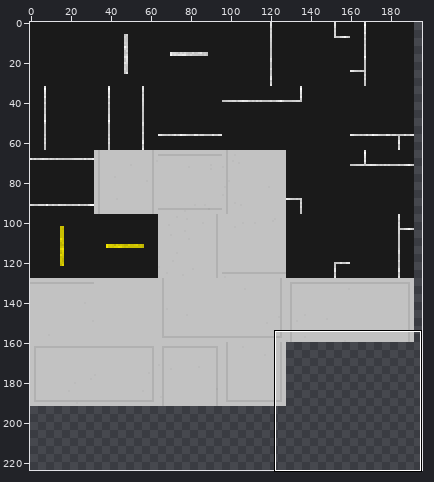
File history of a sprite sheet, Assets/tilemaps/road.png. Above, an overview of the earlier version with the close-up marked.
Close-up. Before:
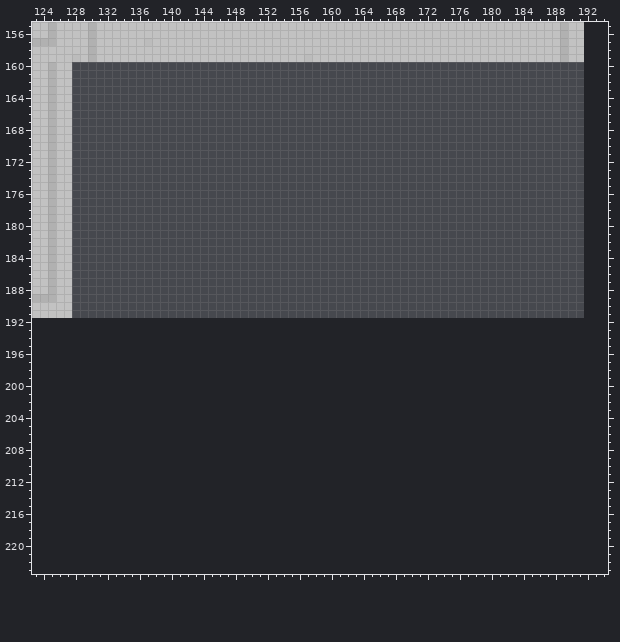
The file is 192x192 pixels. Colours within 5 levels of each other are drawn and written as one. Shown: x 123..194, y 155..223. The old version is drawn lined up with the new one, on the new canvas. The wide view leaves out empty margins.
After the commit:
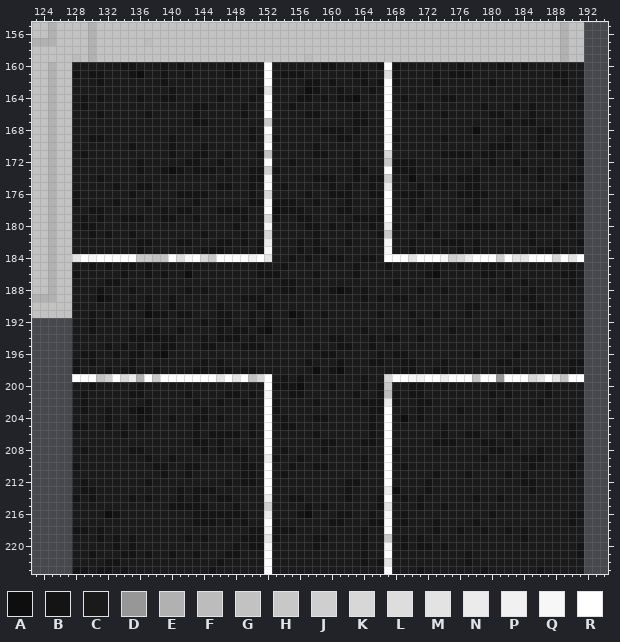
Palette (. is transparent): A #0e0e0e  B #141414  C #1a1a1a  D #979797  E #b1b1b1  F #bcbcbc  G #c2c2c2  H #c8c8c8  J #cfcfcf  K #d7d7d7  L #dddddd  M #e3e3e3  N #ebebeb  P #f1f1f1  Q #f7f7f7  R #ffffff
Diff:
canvas 192x192 -> 224x224
Changed rows in their new state; - is an unchanged pixel.
first column x 128:
160 CCCCCCBBCCCBCBCCCCCBBCCCRCCCCCCBBCCCCCBRBCCCCCCCBCCCCBBCBCCCCCCC
161 BCBBCCCBACCBCCBCCCCBBCCCRCBBBCCCCCCBBCCLBCCCCBCBBBCCCCCCCCCCBBCC
162 CCCBCCCCCCCBCCCCCCCCCCCCRCCCCBBCBCCCBCBRBCCCCBCCCCCCBCCCCCCCCBCC
163 CCCCCCCCCCCCBCCCCCCCCCCBMCCCCABCCBCCCBCRCCCCCCCCCCCCCCCCCCCCCCCC
164 CBCBCCCCBCCBBCCCCCBCCCBCRCCCBBCBCBBACCCRCBCCCCBBCCCCCCCCCCCCCCCB
165 CBCCCCCCCCCCCCCBBCCCCBCCRCCBCCCCCCCCCCCRCCCBCCCCCCCBCCCBCBCCCCCC
166 CCCBCCCCCBCCCCCBCCCCCBCCRCCCCBBCCCCBBCCRCCCCCCBCCCCCBBCCCBCCCCCC
167 CCCCCCCCCCCCCCCBBCCCCCCCHCCCCCCCCCCBBCCRCCCCCCCCCCCCCCBCBBCCCCCC
168 CCCCCCCCCCCCCCCCCCCCCCBCRCCCCCCBBBCBCCCRCCCCCCCCCCACCCCCCCBBCCCC
169 CCBBCCCCCCCCBCCCCCCCCCBCNBCCCCCCCBBCCCCQBCCCCCBCCCCCCCBCCCBCCCCC
170 CCCCCCCBCCCCBCCCBCCCCCCCRCCCCCBCCCCCCCCRCCCCCCCCCCCCBBBCCCBCCCCC
171 CBCCCCCCCCCCBCCBBCCBCCCBGCCCCCBBCCCBCCCKCCCCCCBBBBCBBCCCBCCCBCCB
172 CCCCCCCCBCCCCCBBCCBCCCCCRCCBCCCCCCCBCCCHBBBCCCCCCCCCBCCBCCCCCCCB
173 CCCCCCCCBCCBABCBBBCBCCBBJBCCCCCCCCCBBCCRBBBCCCCCCCBCCCCCBCBCCCCC
174 CCCBCCCCCCCCCCCCCCCCCCBBQCCCCCBBBCCBCBBJCCACCBBCBBBCCCCCCCBCCCBB
175 CCCCCBCCBBCCCCCCCCBBCCBCRCBCCCCCBCBCCBCNCCCBCCBCCBBCCCCCCCCCCBCC
176 BCCCCCCBCCCCCBBBBCCCCCBCKCCCCBCCBBBCCBBRCBBBCCCCBBBBCCCCCCCCCCCC
177 BCCCCBCCCBCCCCCBCCCCCCBBQBBBCCBCCCBCCCCRCCBCCCCCCCBCCCCBCCCCBCCC
178 CCBBCCCCCCCBCBBCCCBBBBCCRABBBCCCCBBCCCBRCCBCBCCCCBBCCCCBBBBBCCCC
179 CBCBCCBBBCCBBCCBCCCCCBCCKBCCBBCCCCCBBBBRCCCCBCCCCCCCCCCCCCCCCCBC
180 CBBCCCCCCCCCCCCCCCCCBCCCQCCCCBBCBCBCCBCNBCCBCCCCBBBBBCBCBCCCCCBC
181 CCBCBCCBCCCCCCCCBCCCCBCCKCCCCCBCCCCCCCBHCCCCCBCCCCCCCCCCCBCCCCCC
182 CCCCCCCCBBCCCBBCCCBBCBCBNCCCBCBCCCBCCCCQCCBCCCBBBCBCCCCCCBCCBCCB
183 CCCCCCCCBCCCCCCCBBBCCCCBQCCCBCBBCCCCCCCQCCBCCCCCBCBCCCCCCCBBBCCC
184 MRQRRRRRHHGGRLQRKHRRRRPRMCCBCBCCBBCCBBCRRRMRRRQJKNRRRJRMMRRRKRMR
185 CCBCBCBBCBCCCCCCCCCCCCCBCCBCCCCCCCCBCCCBCCCCCBCCBCCBBBCCCCCCCCBC
186 BCCCCCBCCBCBCCACCCCCCCCBBBCCCCBCCCCBCCCCCCCCBACCCCCBBCBCCCCCCBBC
187 CCCCBBCCCCCCCCCCCCCCCCCCCCBBCCCCCCCCCCCCBCCCCCCCCCCCCCCCBCCCCCBC
188 CCCBCCCBCCCCCCBCBCCCCCCCBCBBCCBCBABCBCCCCCCBCCBCCCCCBCBCCBCCCCCC
189 CCCABCCCCBCCBCCCCCCCCBBBCCCCCCCCCCCCBCBCBBCCCCCCCCCCCCBCBBCCCCCC
190 CCCCCCCBCBCCBCCCCCBCCCCBBCCCCCCCCCCCCCCCCCCCCCCCCBBCCCCCCBBCCCCC
191 CCBCBCCCCABBCBBCCCBBCCBCBCCABCCBCCCCCCBCCCBCCBCCCBCCCCCCCCCCCCBC
192 CCBCCCCCCCCCCCCCBCBBCCBCBCCCBCCCCCCCCCCCCCCBCCCCCCCCCBCCCCBCCCCC
193 CCBCCCCBCBBCCBCCCCBCBBCBACCCCCCCCCCCBCCCCCCCCCCBCCCCCCCCCCCCCCCC
194 CCCCCCCBBBBBBCCCBCBBBCBCCCCCCCCCBBCCCBCBBCCBCCCCCCCCCCBCCCBCBCCC
195 CCCCBCBCBCCBBCCCBBCCCBBBCCCCCCBCCBBCCBCCCCCCCCCCCCCCCCCCBCCCCCCC
196 CBBCCBCBBCBACCCCCCCCCCCCCCCCCCCBBCCCCCBCBBCCCCCCCCBCCCCBCCCCCCCC
197 BCBCCCCBCCCCCCCCBCBCCCCCCCCCCBCCCBCCCBBCCBBCCCBCCCCCCBBCCCCCCCBB
198 BCCCBCBBCCBCCCCBBCBBCBBCCCCCCCACBACCCCCCCBBCCBBCCCCCCCCBCCCCCCBC
199 RRRGJRKNERHRRRRRRRMRMRGKRCBCBCCCCCCCBCCKRRQPRRNRRRGRRDRRRKMRMGRR
200 CCBCCCCCBCCCCCCCCCCCCCCCRBBBACCCBCCCBCBHCCBBCCBCCCCCCBCCCCCBCCCC
201 CBCCCCCBBCCCCCBCCCCBBCBCQCCBBCCCCCCBCCBFBCBBCCCCCCCCBCBCCCCBCCCC
202 CBCCCCCCCBCCCCCBCCBCCBCCRBCCCCBCCCCCBBBNBCCBBCCCCCCCCCCCCCBCCCCC
203 CBCCBCCBABCCCCCCBCCCCCCCRBCCCCCCCCCCCBBRCCCBCCCCBCCCCBCCCCCCCCCC
204 CCCCBCCCBBCCBCCBBCBCCCCCRCBCCCBBCCCCCBCRCACBCCCCCCCCCBCCCCCCCCCC
205 BBCCBCBCBCCCCCCBCCCCCCBCRCBBCCCCCCCCCBCRCCCCCCBCCCCCCCCCCCCCCCBC
206 CCCCCCBCCCCCCCCBCBBBBCBCRCCCCCBCCCCCCBCRCCCCCCBCCBBCCCBCCCCCCCBC
207 CCCCCCCCCCCCCCCBBCBCCCCCRCCCCCCBBCCCBBCRCCCCCBBBCCCBBCCBCCCCCCCC
208 CBCCCCCBBCCCCCCCBCBCBBCCRCBCCCCBCCCCCCCRBCCCCCCCCCCCBBCCCCBCCCCC
209 CCCCCCCCCBCCBCCCCCCCCBCCNBCCBCCCCCCCBCCRCCCCCCCCCCCBCCCCBBBCCCCB
210 BCCCCCCCCCBBCCBBCCCCCBBCRCCBCCBBCCCCBCCRCBCCCCCCCCCCCCCCCBCCCCBC
211 CCCCCCCCCCCBCCBCCCCCCBBCRCBCCCCCCCCCCCCRCCCCCBCCCBCCCCBCBCCCCCBC
212 CBCCCCCCCBCCCCCCCCCBCBBCRCCCCCCCCCBBCCCRCCCCBCCCCCCCCCCCBBCCCCCC
213 CBBCCCCCCCCCCBCBBBCCCCCCRCCCCCCCCCBCCCCNACCCBCCCCCCCCCCCCBCCCCCC
214 BCBCCCCBCBCCCBCBCCBBCCCCNCCBBCCCCCBCCCBRCBCBCCCCCCBCCBCCCCCCCCCC
215 CCCCCCCCCCCCBBBBBCCCBCCCJCCCCBCBCCCCCCBMCCCBCCBCCCCCCCCCCCCCCCCC
216 CCCCABCCCCCCCCCBBBBBBBCCNCCCBACCCBBCCBCQCBCCCCCCCCCCBCCCCCCCCCBB
217 CCCCCCCCCCCCCCCBBBCBCBCCRBCCCCCCBBCCCBBRCBCCCBCCCCBCCCCCCCCCCCBC
218 BBCBCCCCCCCCCCCCCCCCCCBBQBBBCCCCCCCCBCCRCCCCCBCCBCCBCCBCBCCCCCCC
219 CCCBCBCBCCCCCCBCBCCCCBBBMBCCCCBBCCCCBCCHCBCBCCCCCCCCCCCCBCCCCCCC
220 CCCCCBCBCCCCCCCCCCCCBCBBQCCCCCBCCCCCBCCQCBCBBCBCCCCCCCCCCCCCCCCB
221 CCBCCCBBCBCCBCCBCCCBBCCCRCCCCCCCCCCCBCCRCCCCCCCCCBCCCCCCCCCCCCCB
222 CCCCBBCCCCCCCCCCCCBCCCCCRCCCCCCCCCCCBCBMCCCCCCCCCBCCCCCCCCCCCCCC
223 BBCBBCBCCCCCCCCCCBCCCCCCRCCCCCCCCCCCCCCRCCCBCCCCCCCBCCCCCCBCCCCC
Where, in picture pixels (left, top, right, bottom), the same in both close-ups:
added: (72, 62, 584, 574)
